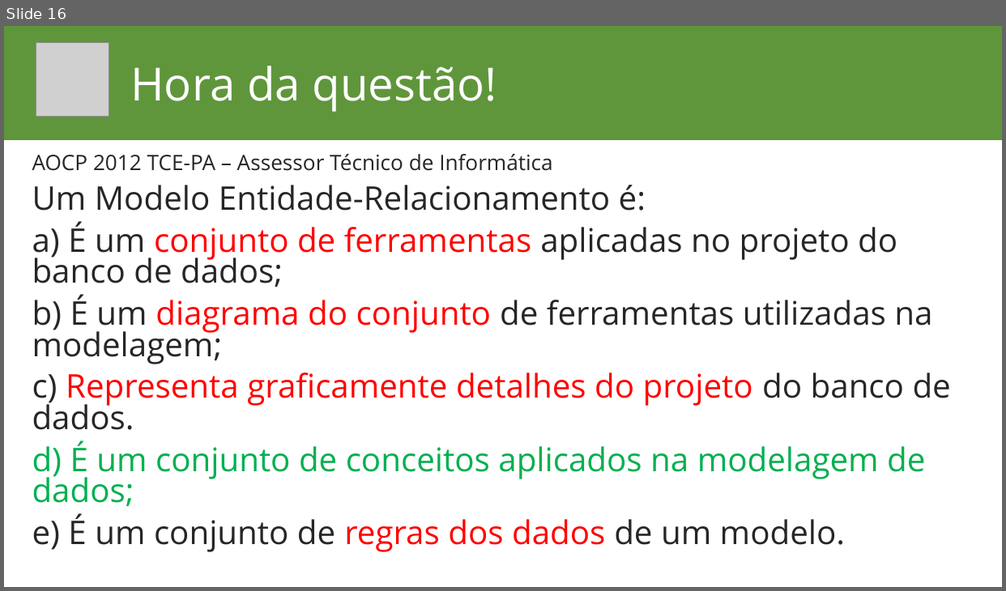
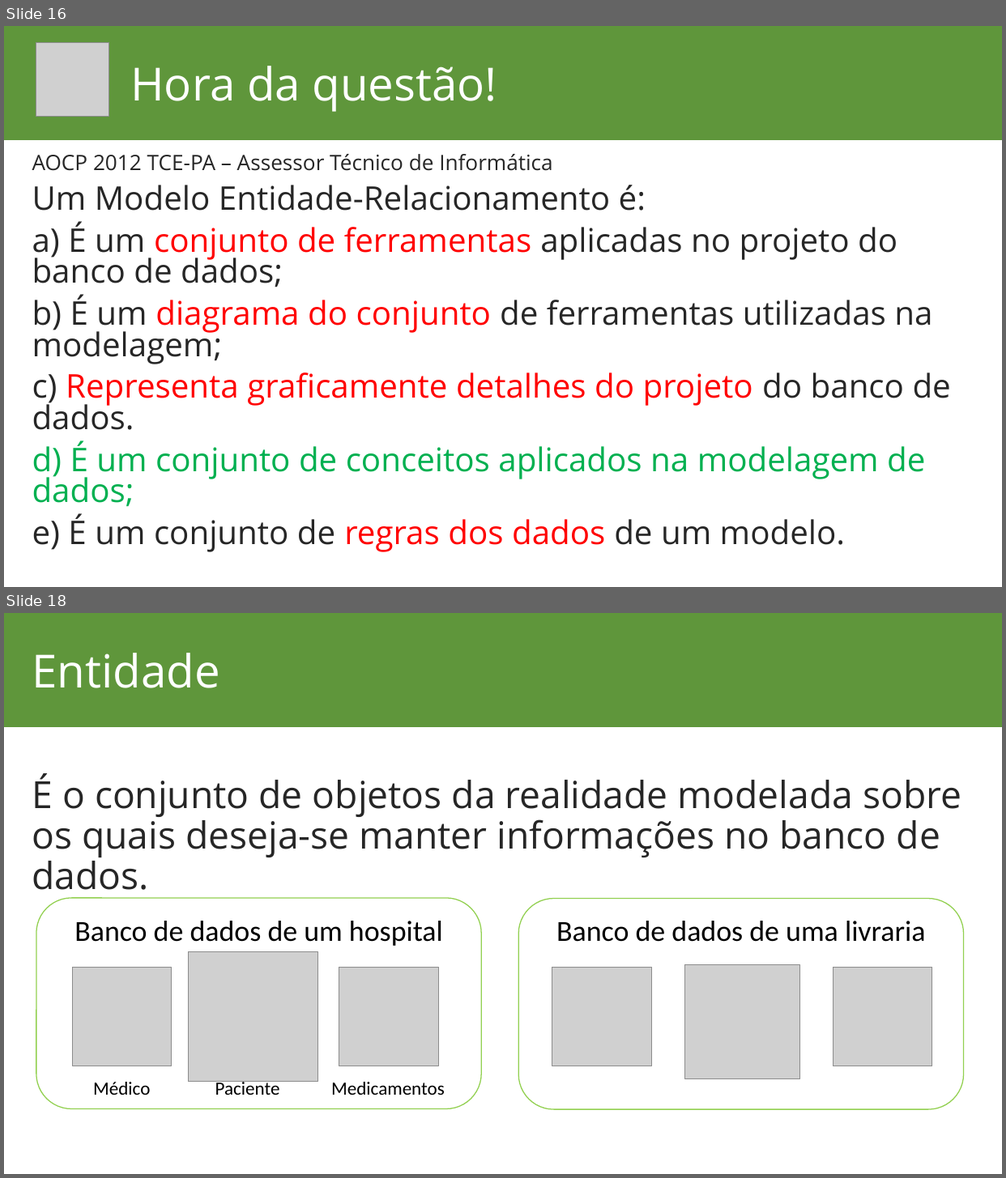
Before and after one commit to lucassoaresaraujo/aulas, a slide deck: Banco de Dados/Banco de Dados.pptx. Shown one above the other, each under a label of ours: slide 16 before the commit, slides 16 and 18 after it; the slides between them are not shown. The pictures are 1006x591 and 1006x1178 pixels, drawn with LibreOffice and Linux fonts; fonts in the diff are those of the drawing; grey boxes stand for pictures; background and template pictures are left out. Boxes give left, top, right and bottom in pixels: in the first picture for what was removed or moved away, otherwise in the second. Text is boxed around its words. In the diff, an @@ line names an element or a change of style, - is before the commit and + after.

```diff
--- a/Banco de Dados/Banco de Dados.pptx
+++ b/Banco de Dados/Banco de Dados.pptx
@@ slide 18 added at (4,613,1002,1174), background #FFFFFF; not listed: 1 template element that a slide beside it also shows @@
@@ title added at (32,653,220,688), 44 pt, text #FFFFFF @@
+Entidade
@@ text added at (32,774,961,899), 36 pt, text #262626 @@
+É o conjunto de objetos da realidade modelada sobre os quais deseja-se manter informações no banco de dados.
@@ rounded rectangle added at (36,898,482,1110), outline #92D050 1 pt, 28 pt, text #000000 @@
+Banco de dados de um hospital
@@ rounded rectangle added at (519,899,965,1110), outline #92D050 1 pt, 28 pt, text #000000 @@
+Banco de dados de uma livraria
@@ picture added at (188,952,318,1082) @@
@@ picture added at (73,968,172,1067) @@
@@ picture added at (339,968,438,1067) @@
@@ picture added at (552,967,651,1066) @@
@@ picture added at (685,965,799,1080) @@
@@ picture added at (833,967,932,1066) @@
@@ text added at (93,1082,150,1095), 18 pt, text #000000 @@
+Médico
@@ text added at (215,1079,280,1095), 18 pt, text #000000 @@
+Paciente
@@ text added at (331,1082,445,1095), 18 pt, text #000000 @@
+Medicamentos
```
Also in this commit, not shown: 6 slides changed, 2 other slides added, 1 slide removed, 1 other file.
